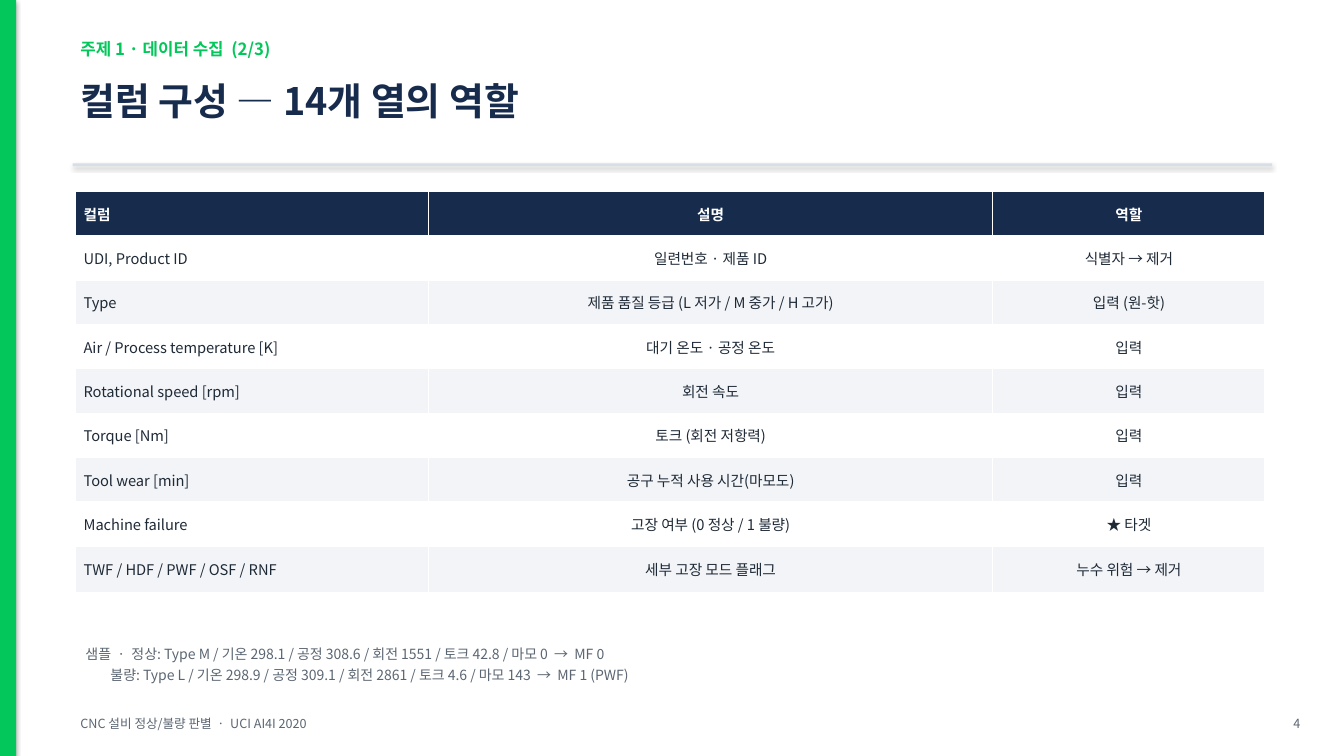
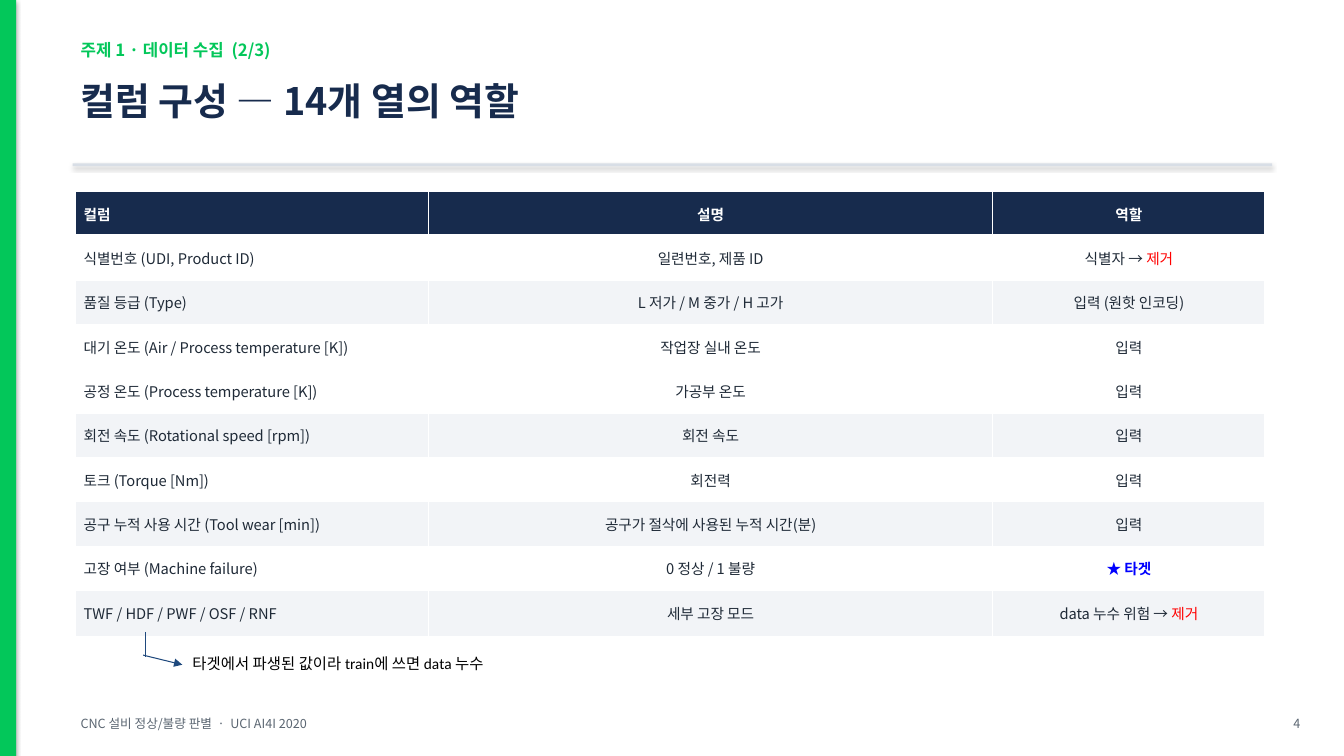
Before and after one commit to hmy7788/python_data_analyze, a slide deck: slide 4 of 발표자료_CNC설비_정상불량판별.pptx. Drawn at 1344x756 pixels with LibreOffice and Linux fonts; fonts in the diff are those of the drawing. Boxes give left, top, right and bottom in pixels: in the first picture for what was removed or moved away, otherwise in the second. Text is boxed around its words. In the diff, an @@ line names an element or a change of style, - is before the commit and + after.

```diff
--- a/발표자료_CNC설비_정상불량판별.pptx
+++ b/발표자료_CNC설비_정상불량판별.pptx
@@ table at <box>76,192,1265,624</box> @@
-row 2: UDI, Product ID | 일련번호 · 제품 ID | 식별자 → 제거
-row 3: Type | 제품 품질 등급 (L 저가 / M 중가 / H 고가) | 입력 (원-핫)
-row 4: Air / Process temperature [K] | 대기 온도 · 공정 온도 | 입력
-row 5: Rotational speed [rpm] | 회전 속도 | 입력
-row 6: Torque [Nm] | 토크 (회전 저항력) | 입력
-row 7: Tool wear [min] | 공구 누적 사용 시간(마모도) | 입력
-row 8: Machine failure | 고장 여부 (0 정상 / 1 불량) | ★ 타겟
-row 9: TWF / HDF / PWF / OSF / RNF | 세부 고장 모드 플래그 | 누수 위험 → 제거
+row 2: 식별번호 (UDI, Product ID) | 일련번호, 제품 ID | 식별자 → 제거
+row 3: 품질 등급 (Type) | L 저가 / M 중가 / H 고가 | 입력 (원핫 인코딩)
+row 4: 대기 온도 (Air / Process temperature [K]) | 작업장 실내 온도 | 입력
+row 5: 공정 온도 (Process temperature [K]) | 가공부 온도 | 입력
+row 6: 회전 속도 (Rotational speed [rpm]) | 회전 속도 | 입력
+row 7: 토크 (Torque [Nm]) | 회전력 | 입력
+row 8: 공구 누적 사용 시간 (Tool wear [min]) | 공구가 절삭에 사용된 누적 시간(분) | 입력
+row 9: 고장 여부 (Machine failure) | 0 정상 / 1 불량 | ★ 타겟
+row 10: TWF / HDF / PWF / OSF / RNF | 세부 고장 모드 | data 누수 위험 → 제거
@@ text removed at <box>85,647,628,683</box> @@
-샘플 · 정상: Type M / 기온 298.1 / 공정 308.6 / 회전 1551 / 토크 42.8 / 마모 0 → MF 0
-불량: Type L / 기온 298.9 / 공정 309.1 / 회전 2861 / 토크 4.6 / 마모 143 → MF 1 (PWF)
@@ arrow added from (143, 655) to (182, 664), #1F497D 0.75 pt @@
@@ line added from (145, 632) to (145, 657), #1F497D 0.75 pt @@
@@ text added at <box>192,656,483,671</box>, 11 pt, text #000000 @@
+타겟에서 파생된 값이라 train에 쓰면 data 누수
```
Also in this commit, not shown: 16 other slides changed, 5 slides added, 1 slide removed, 3 other files.
